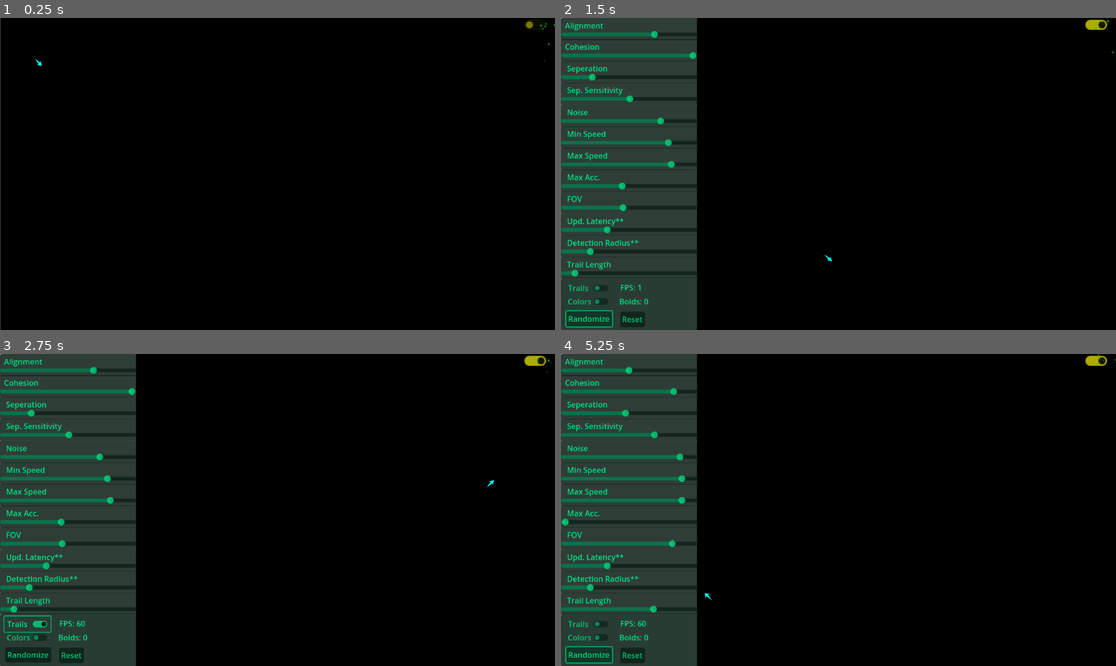
Above: before the commit, frames 1-4 (two rows, left to right).
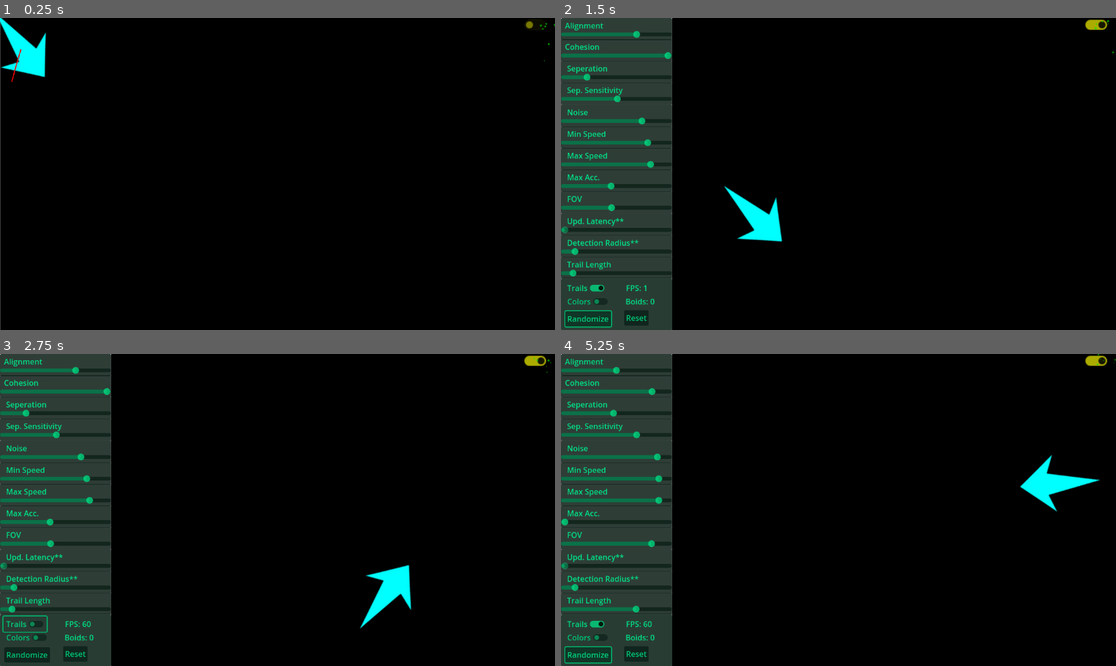
Above: after the commit, the same moments.

Repository: Vivek13130/Boids
Game: Godot game, scene res://scenes/main_scene.tscn
Two runs of this game, one before a commit and one after it. Both use one fixed random seed, a clock stepped at 60 frames per second and the inputs below.
Inputs (mouse positions are in pixels of both pictures, inside the frame that each line leads up to):
- Up to frame 1 (0.25 s): no input
- Up to frame 2 (1.5 s): click (1093, 24) at 0.5 s; click "Randomize" at 1.25 s
- Up to frame 3 (2.75 s): click "Trails" at 2 s
- Up to frame 4 (5.25 s): click "Colors" at 2.75 s; click "Trails" at 3.5 s; click "Colors" at 4.25 s; click "Randomize" at 5 s

The runs differ from the first frame. In frame 1, 0.8% of the frame differs, in the area x 0-9%, y 0-21%; in frame 2, 6.6%; in frame 3, 6.6%, in the area x 0-90%, y 0-100%; in frame 4, 6.6%.

Commit message:
Add files via upload
ui elements working propery , something is off with the trails , don't know what's going wrong

Diff:
--- a/scenes/boid.gd
+++ b/scenes/boid.gd
@@ -5,17 +5,18 @@
 var acceleration = Vector2.ZERO
 
 var margin_on_edges = manager.MARGIN_ON_EDGES
-var repulsion_on_edges = manager.REPULSION_ON_EDGES
 
 var boids_grid = manager.boids_grid
 var current_grid_pos = null
 
 var counter = 0
+var counter_outside_x = 1;
+var counter_outside_y = 1;
 
 var neighbour_boids = []
+@onready var trail: Line2D = $trail
 
 func _ready() -> void:
-
 
 	# random vel and pos in start
 	#position = Vector2(randf_range(0, screen_size.x) , randf_range(0, screen_size.y))
@@ -32,9 +33,16 @@
 func _process(_delta: float) -> void:
 	counter += 1
 
+	#var boid_position = global_position
+	#trail.add_point(boid_position)
+	#
+	#if trail.get_point_count() > 50:
+		#trail.remove_point(0)
+
 #	function call for boids :
 	check_for_edges()
 	update_boid_grid_position()
+
 
 	if counter > manager.FLOCKING_UPDATE_LATENCY:
 		counter = 0
@@ -62,14 +70,22 @@
 	screen_size = get_viewport().size
 
 	if(curr_pos.x < margin_on_edges):
-		velocity.x += repulsion_on_edges
+		velocity.x +=  counter_outside_x
+		counter_outside_x += 0.5
 	elif(curr_pos.x > screen_size.x - margin_on_edges):
-		velocity.x -=  repulsion_on_edges
+		velocity.x -=   counter_outside_x
+		counter_outside_x += 0.5
+	else:
+		counter_outside_x = 0
 
 	if(curr_pos.y < margin_on_edges):
-		velocity.y += repulsion_on_edges
+		velocity.y +=  counter_outside_y
+		counter_outside_y += 0.5
 	elif(curr_pos.y > screen_size.y - margin_on_edges):
-		velocity.y -= repulsion_on_edges
+		velocity.y -=  counter_outside_y
+		counter_outside_y += 0.5
+	else:
+		counter_outside_y += 0
 
 
 func update_boid_grid_position() -> void :
@@ -146,7 +162,4 @@
 
 	var avg_velocity = sum_of_velocity / neighbour_boids.size()
 	acceleration += (avg_velocity - velocity) * manager.ALIGNMENT
-
-#	trying this one :
-	#acceleration += avg_velocity * manager.ALIGNMENT
 	return
--- a/scenes/boid.tscn
+++ b/scenes/boid.tscn
@@ -1,22 +1,31 @@
-[gd_scene load_steps=4 format=3 uid="uid://c1n37ogucnlfn"]
+[gd_scene load_steps=6 format=3 uid="uid://c1n37ogucnlfn"]
 
 [ext_resource type="Script" path="res://scenes/boid.gd" id="1_mhefk"]
 [ext_resource type="Texture2D" uid="uid://w4xstsi3su37" path="res://assets/body.png" id="1_s24eb"]
+[ext_resource type="Script" path="res://scenes/trail.gd" id="3_fju0v"]
 
 [sub_resource type="CapsuleShape2D" id="CapsuleShape2D_rmxfv"]
 radius = 19.0
-height = 169.992
+height = 130.0
+
+[sub_resource type="Curve" id="Curve_ok1fj"]
+_data = [Vector2(0, 1), 0.0, 0.0, 0, 0, Vector2(1, 1), 0.0, 0.0, 0, 0]
+point_count = 2
 
 [node name="boid" type="CharacterBody2D"]
-scale = Vector2(0.1, 0.1)
 script = ExtResource("1_mhefk")
 
 [node name="Sprite2D" type="Sprite2D" parent="."]
 modulate = Color(0, 1, 1, 1)
-scale = Vector2(1.27551, 0.981481)
 texture = ExtResource("1_s24eb")
 
 [node name="CollisionShape2D" type="CollisionShape2D" parent="."]
-rotation = -1.5613
+rotation = 1.5708
 shape = SubResource("CapsuleShape2D_rmxfv")
 disabled = true
+
+[node name="trail" type="Line2D" parent="."]
+width = 5.0
+width_curve = SubResource("Curve_ok1fj")
+default_color = Color(0, 1, 1, 1)
+script = ExtResource("3_fju0v")
--- a/scenes/manager.gd
+++ b/scenes/manager.gd
@@ -2,30 +2,27 @@
 
 #other const :
 const GRID_CELL_SIZE = 100
-var REPULSION_ON_EDGES = 40
-# lower the latency , higher the repulsion
-
-const MARGIN_ON_EDGES = GRID_CELL_SIZE
+const MARGIN_ON_EDGES = 100
 
 #some default values for the boids
 const DEFAULT_COHESION = 3 # ranges between 0 to n
 const DEFAULT_ALIGNMENT = 0.8 # ranges between 0 to 1
-const DEFAULT_SEPERATION_DISTANCE = 200 # min stable distance between any two boids
+const DEFAULT_SEPERATION_DISTANCE = 100 # min stable distance between any two boids
 const DEFAULT_SEPERATION_SENSITIVITY = 100 # how aggressively boids react to the seperation
 const DEFAULT_NOISE = 0
 
-const DEFAULT_FLOCKING_UPDATE_LATENCY = 10 # every x frames , new flocking will be applied
+const DEFAULT_FLOCKING_UPDATE_LATENCY = 0 # every x frames , new flocking will be applied
 # this will increase the performance
 
 #movement constants
-const DEFAULT_MIN_SPEED = 200
-const DEFAULT_MAX_SPEED = 500
+const DEFAULT_MIN_SPEED = 100
+const DEFAULT_MAX_SPEED = 400
 
-const DEFAULT_MAX_ACCELERATION = 500
+const DEFAULT_MAX_ACCELERATION = 200
 
 
 const DEFAULT_FOV = 360
-const DEFAULT_DETECTION_RANGE = 100
+const DEFAULT_DETECTION_RANGE = 50
 const DEFAULT_TRAIL_LENGTH = 50
 
 var boids_grid = {}
@@ -50,7 +47,7 @@
 
 var FOV = 360
 var DETECTION_RANGE = 100
-var TRAIL_LENGTH = 50
+var TRAIL_LENGTH = 500
 var boid_count = 0
 
 var TRAIL_ENABLED : bool = false
--- /dev/null
+++ b/scenes/test.gd
@@ -0,0 +1,8 @@
+extends Node2D
+
+
+func _ready() -> void:
+	trail.width = 2
+	trail.default_color = Color(1, 0, 0)
+
+func _process(delta: float) -> void:
--- /dev/null
+++ b/scenes/test.tscn
@@ -0,0 +1,10 @@
+[gd_scene load_steps=2 format=3 uid="uid://boqkqso8lgws7"]
+
+[ext_resource type="Script" path="res://scenes/test.gd" id="1_jnkfd"]
+
+[node name="test" type="Node2D"]
+script = ExtResource("1_jnkfd")
+
+[node name="trail" type="Line2D" parent="."]
+default_color = Color(0, 1, 1, 1)
+joint_mode = 2
--- /dev/null
+++ b/scenes/trail.gd
@@ -0,0 +1,20 @@
+extends Line2D
+
+@export var trail_length: int = 50  # Adjust this to your desired trail length
+
+func _ready() -> void:
+	width = 2
+	default_color = Color(1, 0, 0)  # Adjust color as needed
+	position = Vector2.ZERO  # Ensure no offset
+	rotation = 0  # Ensure no rotation
+
+func _process(delta: float) -> void:
+	# Get the boid's global position
+	var boid_position = get_parent().global_position
+
+	# Add the current position of the boid to the trail
+	add_point(boid_position)
+
+	# Maintain the trail length
+	if get_point_count() > trail_length:
+		remove_point(0)
--- a/scenes/ui.gd
+++ b/scenes/ui.gd
@@ -104,18 +104,18 @@
 	emit_signal_from_all_sliders()
 
 func emit_signal_from_all_sliders()->void :
-	alignment_slider.emit_signal("drag_ended")
-	cohesion_slider.emit_signal("drag_ended")
-	separation_slider.emit_signal("drag_ended")
-	sep_sensitivity_slider.emit_signal("drag_ended")
-	noise_slider.emit_signal("drag_ended")
-	min_speed_slider.emit_signal("drag_ended")
-	max_speed_slider.emit_signal("drag_ended")
-	max_acc_slider.emit_signal("drag_ended")
-	fov_slider.emit_signal("drag_ended")
-	update_latency_slider.emit_signal("drag_ended")
-	detection_radius_slider.emit_signal("drag_ended")
-	trail_length_slider.emit_signal("drag_ended")
+	alignment_slider.emit_signal("drag_ended" , true)
+	cohesion_slider.emit_signal("drag_ended" , true)
+	separation_slider.emit_signal("drag_ended" , true)
+	sep_sensitivity_slider.emit_signal("drag_ended" , true)
+	noise_slider.emit_signal("drag_ended" , true)
+	min_speed_slider.emit_signal("drag_ended" , true)
+	max_speed_slider.emit_signal("drag_ended" , true)
+	max_acc_slider.emit_signal("drag_ended" , true)
+	fov_slider.emit_signal("drag_ended" , true)
+	update_latency_slider.emit_signal("drag_ended" , true)
+	detection_radius_slider.emit_signal("drag_ended" , true)
+	trail_length_slider.emit_signal("drag_ended" , true)
 
 
 func max_min_speed_constraint() -> void :
@@ -123,16 +123,18 @@
 		max_speed_slider.value = min_speed_slider.value
 		manager.MAX_SPEED = max_speed_slider.value
 		print("hello")
-	print(max_speed_slider.value," <- max  min-> ",  min_speed_slider.value)
+	#print(max_speed_slider.value," <- max  min-> ",  min_speed_slider.value)
 
 
 
 func _on_alignment_slider_drag_ended(value_changed: bool) -> void:
 	if value_changed:
+		print("align value changed")
 		manager.ALIGNMENT = alignment_slider.value
 
 func _on_cohesion_slider_drag_ended(value_changed: bool) -> void:
 	if value_changed:
+		print("coh value changed")
 		manager.COHESION = cohesion_slider.value
 
 func _on_separation_slider_drag_ended(value_changed: bool) -> void:
@@ -172,7 +174,7 @@
 
 func _on_detection_radius_slider_drag_ended(value_changed: bool) -> void:
 	if value_changed:
-		manager.DETECTION_RADIUS = detection_radius_slider.value
+		manager.DETECTION_RANGE = detection_radius_slider.value
 
 func _on_trail_length_slider_drag_ended(value_changed: bool) -> void:
 	if value_changed:
--- a/scenes/ui.tscn
+++ b/scenes/ui.tscn
@@ -24,9 +24,9 @@
 [node name="white_bg_for_ui" type="ColorRect" parent="."]
 layout_mode = 1
 anchors_preset = -1
-anchor_right = 0.245
+anchor_right = 0.201
 anchor_bottom = 1.0
-offset_right = -0.23999
+offset_right = -0.552002
 grow_horizontal = 2
 grow_vertical = 2
 
@@ -34,9 +34,9 @@
 custom_minimum_size = Vector2(150, 500)
 layout_mode = 1
 anchors_preset = -1
-anchor_right = 0.246
+anchor_right = 0.201
 anchor_bottom = 0.833
-offset_right = -0.391998
+offset_right = -0.552002
 offset_bottom = 0.215942
 
 [node name="alignment" type="Panel" parent="sliders"]
@@ -238,7 +238,7 @@
 offset_bottom = 0.0112801
 grow_horizontal = 2
 grow_vertical = 0
-max_value = 1000.0
+max_value = 500.0
 
 [node name="max speed" type="Panel" parent="sliders"]
 modulate = Color(0, 0.886275, 0.52549, 1)
@@ -271,7 +271,7 @@
 offset_bottom = 0.0112801
 grow_horizontal = 2
 grow_vertical = 0
-max_value = 1000.0
+max_value = 500.0
 
 [node name="max acc" type="Panel" parent="sliders"]
 modulate = Color(0, 0.886275, 0.52549, 1)
@@ -304,7 +304,7 @@
 offset_bottom = 0.0112801
 grow_horizontal = 2
 grow_vertical = 0
-max_value = 2000.0
+max_value = 1000.0
 
 [node name="fov" type="Panel" parent="sliders"]
 modulate = Color(0, 0.886275, 0.52549, 1)
@@ -371,6 +371,8 @@
 grow_horizontal = 2
 grow_vertical = 0
 max_value = 30.0
+editable = false
+scrollable = false
 
 [node name="detection radius" type="Panel" parent="sliders"]
 modulate = Color(0, 0.886275, 0.52549, 1)
@@ -446,10 +448,10 @@
 layout_mode = 1
 anchors_preset = -1
 anchor_top = 0.832
-anchor_right = 0.246
+anchor_right = 0.201
 anchor_bottom = 1.002
 offset_top = -0.135986
-offset_right = -0.391998
+offset_right = -0.552002
 offset_bottom = -0.296082
 
 [node name="Panel" type="Panel" parent="checks and text_info"]
@@ -465,27 +467,27 @@
 [node name="fps" type="Label" parent="checks and text_info"]
 layout_mode = 1
 anchors_preset = -1
-anchor_left = 0.435
-anchor_top = 0.084
-anchor_right = 0.696
-anchor_bottom = 0.299
-offset_left = -0.105011
-offset_top = 0.0119991
-offset_right = 0.0319824
-offset_bottom = 0.00699806
+anchor_left = 0.584
+anchor_top = 0.091
+anchor_right = 0.844
+anchor_bottom = 0.3
+offset_left = 0.095993
+offset_top = -0.0100145
+offset_right = 0.0359955
+offset_bottom = -1.52588e-05
 text = "FPS: "
 
 [node name="boid_count" type="Label" parent="checks and text_info"]
 layout_mode = 1
 anchors_preset = -1
-anchor_left = 0.428
-anchor_top = 0.346
-anchor_right = 0.735
-anchor_bottom = 0.561
-offset_left = -0.124008
-offset_top = -0.0220032
-offset_right = -0.00500488
-offset_bottom = -0.0270042
+anchor_left = 0.58
+anchor_top = 0.345
+anchor_right = 0.888
+anchor_bottom = 0.56
+offset_left = 0.019989
+offset_top = 0.0499687
+offset_right = -0.0920105
+offset_bottom = 0.0449791
 text = "Boids: "
 
 [node name="trails_check" type="CheckButton" parent="checks and text_info"]
@@ -499,6 +501,7 @@
 offset_top = 0.0079999
 offset_right = 0.00699615
 offset_bottom = -0.0220032
+button_pressed = true
 text = "Trails"
 
 [node name="colors_check" type="CheckButton" parent="checks and text_info"]
@@ -517,14 +520,14 @@
 [node name="reset_button" type="Button" parent="checks and text_info"]
 layout_mode = 1
 anchors_preset = -1
-anchor_left = 0.435
-anchor_top = 0.654
-anchor_right = 0.615
-anchor_bottom = 0.935
-offset_left = -0.105011
-offset_top = -0.978004
-offset_right = -0.0449982
-offset_bottom = -0.0450058
+anchor_left = 0.567
+anchor_top = 0.618
+anchor_right = 0.788
+anchor_bottom = 0.908
+offset_left = 0.022995
+offset_top = 0.0200195
+offset_right = -0.0280151
+offset_bottom = -0.0369797
 text = "Reset"
 
 [node name="randomize_button" type="Button" parent="checks and text_info"]
